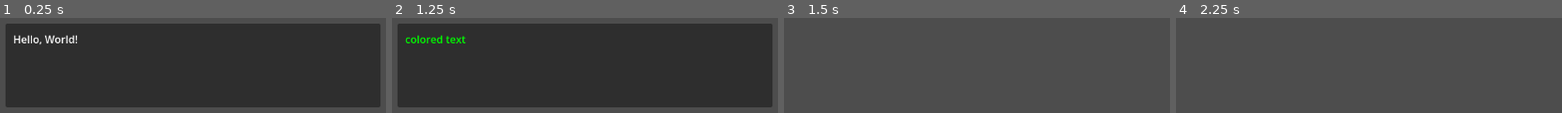
Above: before the commit, frames 1-4 (left to right).
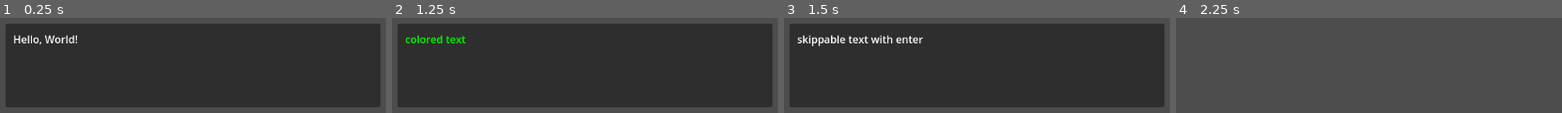
Above: after the commit, the same moments.

Repository: veradesrt/Sreamjam2025
Game: Godot game, scene res://scenes/dialogue/dialogue_test_scene.tscn
Same seed, same stepped clock (60 frames per second), same inputs: the game is played once before the commit and once after it. This scene is started directly instead of the project's main scene.
Inputs (mouse positions are in pixels of both pictures, inside the frame that each line leads up to):
- Up to frame 1 (0.25 s): no input
- Up to frame 2 (1.25 s): tap Enter (enter) at 0.5, 0.6 s; move the mouse to (546, 26) at 0.52 s; hold W (forward) from 0.53 s (still down)
- Up to frame 3 (1.5 s): keep holding W (forward); tap Space at 1.25 s; move the mouse to (outside the picture) at 1.27 s; tap Enter (enter) at 1.35 s
- Up to frame 4 (2.25 s): tap Enter (enter) at 2, 2.1 s; move the mouse to (outside the picture) at 2.02 s; release W (forward) at 2.03 s; hold A (left) from 2.03 s (still down)

Frames 1-2 are identical in both runs. In frame 3, 85% of the frame differs, in the area x 1-99%, y 5-95%; in frame 4, nothing differs.

Commit message:
added one more example

Diff:
--- a/resources/dialogue/example.tres
+++ b/resources/dialogue/example.tres
@@ -24,7 +24,13 @@
 enable_typewrite = false
 metadata/_custom_type_script = "uid://jepaqxoulkry"
 
+[sub_resource type="Resource" id="Resource_mtxsd"]
+script = ExtResource("1_kp2jl")
+content = "skippable text with enter"
+enable_typewrite = false
+metadata/_custom_type_script = "uid://jepaqxoulkry"
+
 [resource]
 script = ExtResource("2_utn4e")
-dialogue = Array[ExtResource("1_kp2jl")]([SubResource("Resource_ur1bt"), SubResource("Resource_kp2jl"), SubResource("Resource_utn4e")])
+dialogue = Array[ExtResource("1_kp2jl")]([SubResource("Resource_ur1bt"), SubResource("Resource_kp2jl"), SubResource("Resource_utn4e"), SubResource("Resource_mtxsd")])
 metadata/_custom_type_script = "uid://d6yrcdl51eli"
Not shown: 1 places in resources/dialogue/example.tres that only renumber resources
